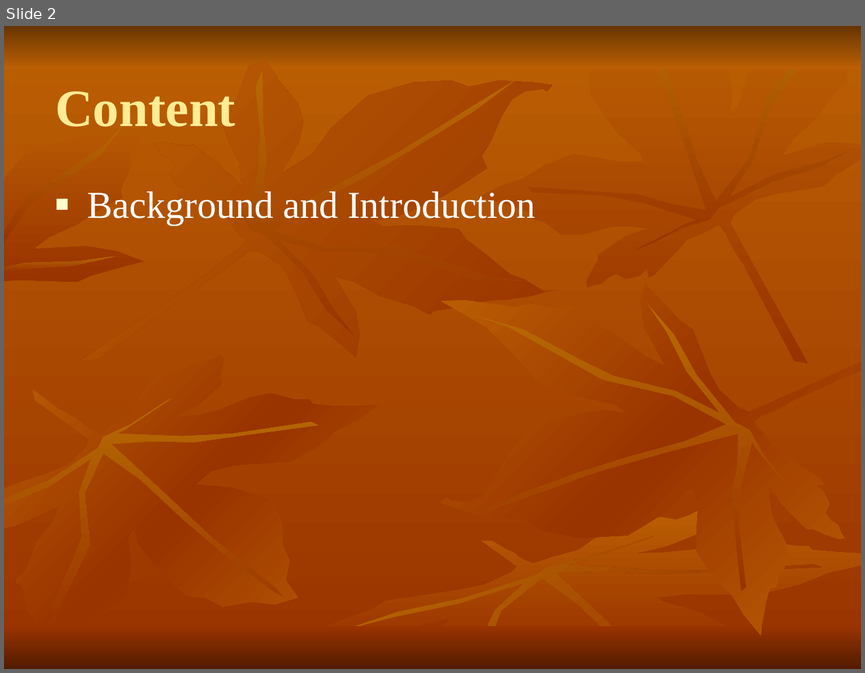
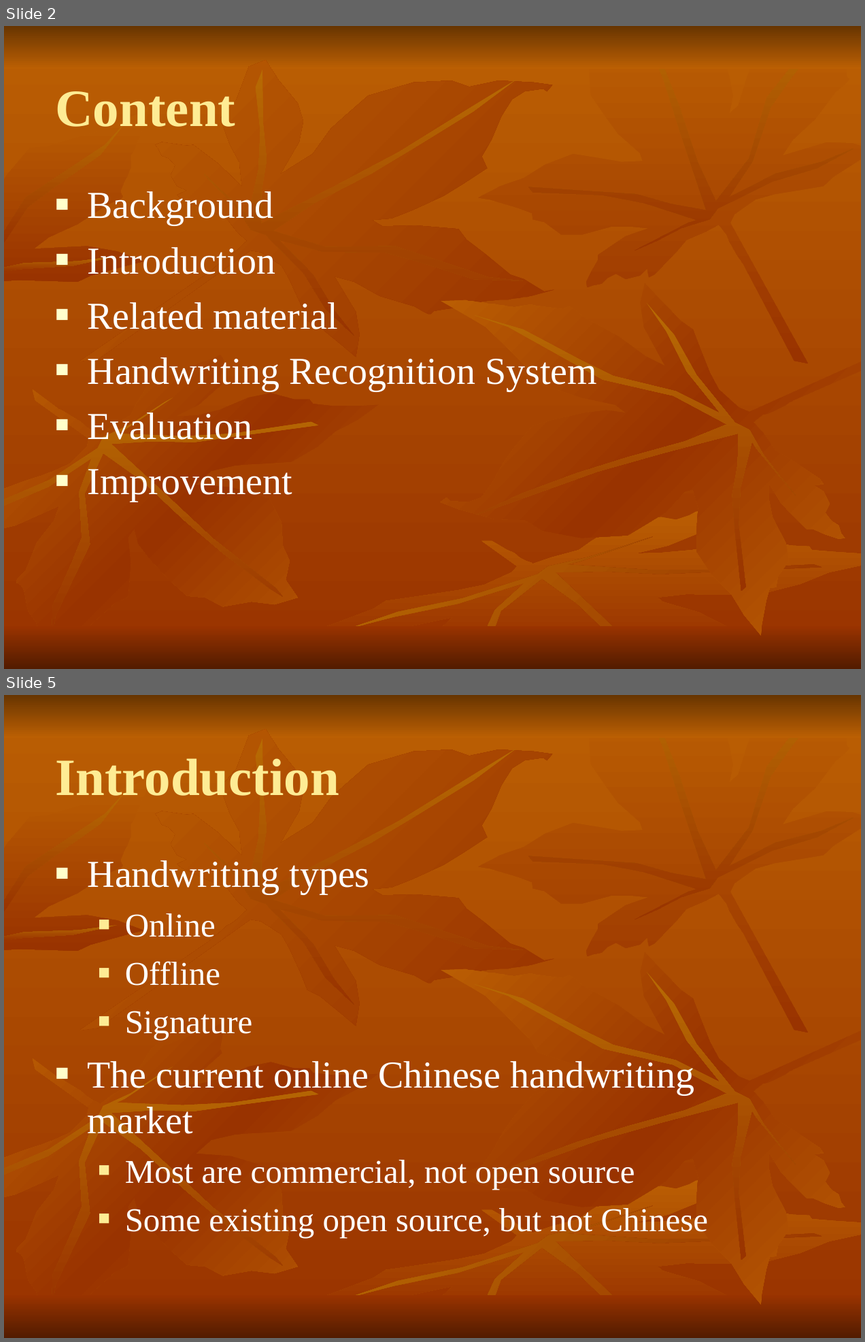
Before and after one commit to shaileshBhokare/honours, a slide deck: Dissertition/report/presentation.ppt. Shown one above the other, each under a label of ours: slide 2 before the commit, slides 2 and 5 after it; the slides between them are not shown. The pictures are 865x673 and 865x1342 pixels, drawn with LibreOffice and Linux fonts; fonts in the diff are those of the drawing. Boxes give left, top, right and bottom in pixels: in the first picture for what was removed or moved away, otherwise in the second. Text is boxed around its words. In the diff, an @@ line names an element or a change of style, - is before the commit and + after.

```diff
--- a/Dissertition/report/presentation.ppt
+++ b/Dissertition/report/presentation.ppt
@@ slide 5 added at box(4, 695, 861, 1338), background gradient #BB5F03 to #993300; not listed: 18 template elements that a slide beside it also shows @@
@@ title added at box(55, 758, 339, 796), 44 pt, text #FEEC94, bold @@
+Introduction
@@ text added at box(88, 860, 708, 1237), 28 pt, text #FFFFFF @@
+■ Handwriting types
+  ■ Online
+  ■ Offline
+  ■ Signature
+■ The current online Chinese handwriting market
+  ■ Most are commercial, not open source
+  ■ Some existing open source, but not Chinese
@@ slide 2 changed as well @@
@@ text at box(88, 191, 597, 501): text changed @@
-■ Background and Introduction
+■ Background
+■ Introduction
+■ Related material
+■ Handwriting Recognition System
+■ Evaluation
+■ Improvement
```
Also in this commit, not shown: 1 other slide changed, 18 other slides added, 1 other file.
